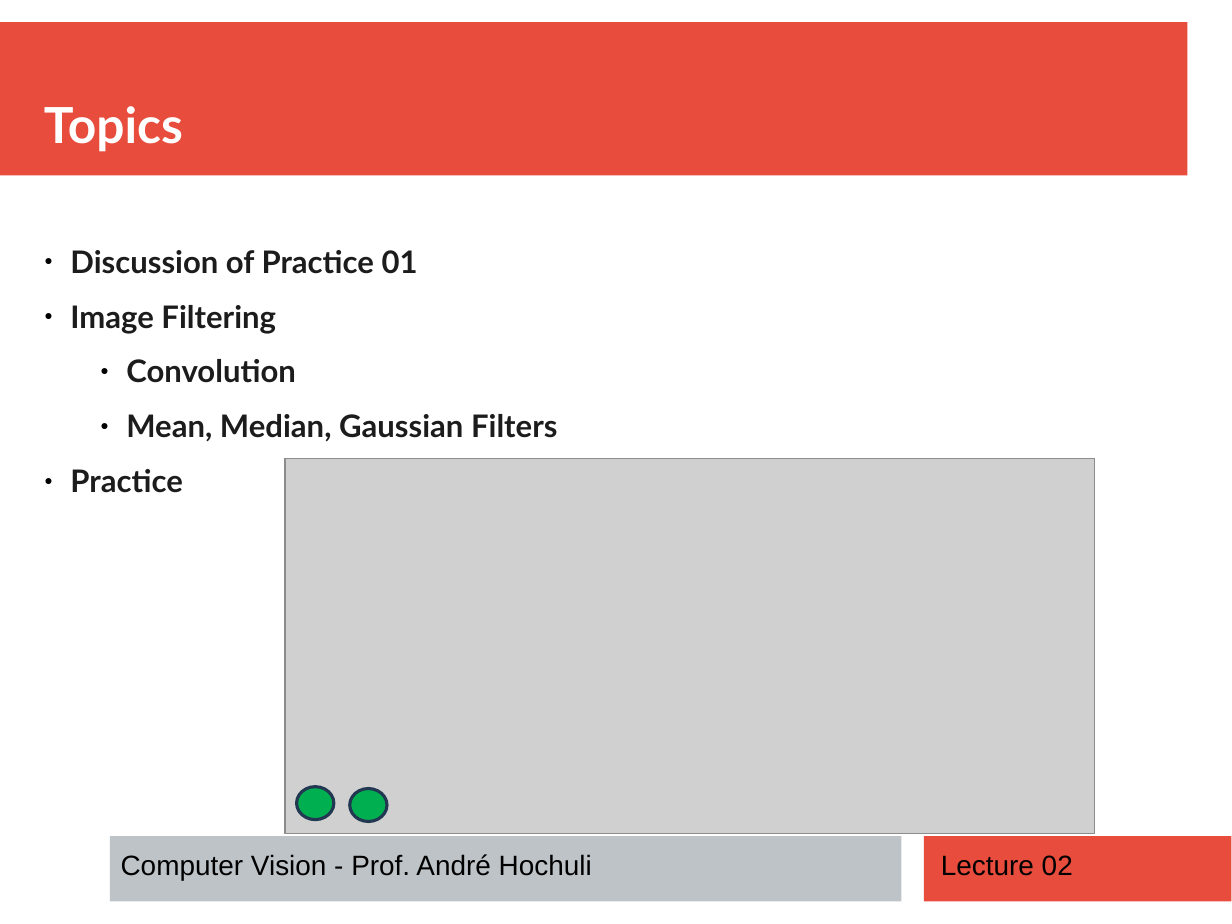
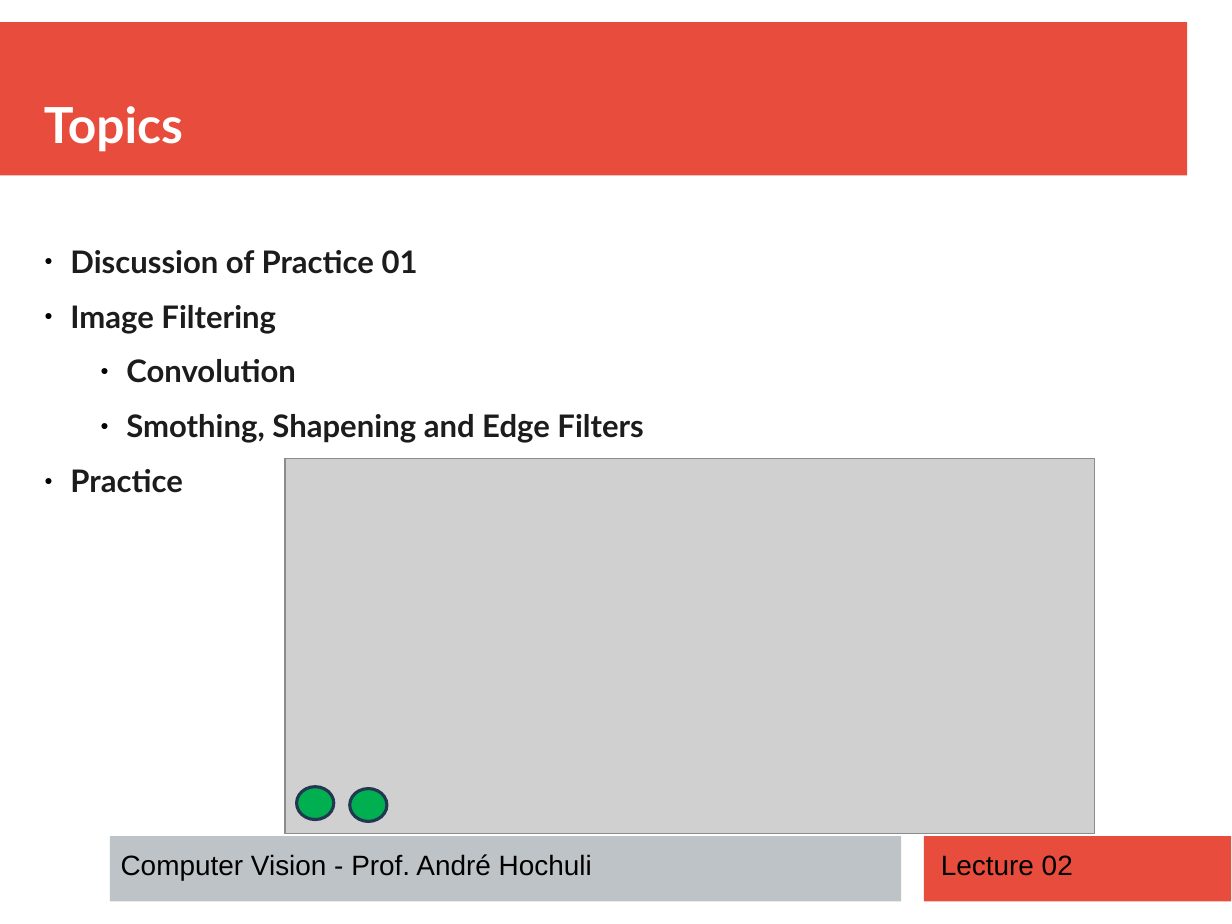
Before and after one commit to andrehochuli/teaching, a slide deck: slide 2 of ComputerVision/Lecture 02 - Image Filtering/Lecture 02 - Image Filtering.pptx. Drawn at 1232x924 pixels with LibreOffice and Linux fonts; fonts in the diff are those of the drawing; grey boxes stand for pictures. Boxes give left, top, right and bottom in pixels: in the first picture for what was removed or moved away, otherwise in the second. Text is boxed around its words. In the diff, an @@ line names an element or a change of style, - is before the commit and + after.

```diff
--- a/ComputerVision/Lecture 02 - Image Filtering/Lecture 02 - Image Filtering.pptx
+++ b/ComputerVision/Lecture 02 - Image Filtering/Lecture 02 - Image Filtering.pptx
@@ text at (x1=126, y1=414, x2=643, y2=443): text changed @@
-  ● Mean, Median, Gaussian Filters
+  ● Smothing, Shapening and Edge Filters
```
Also in this commit, not shown: 6 other slides changed, 15 slides added, 2 other files.
